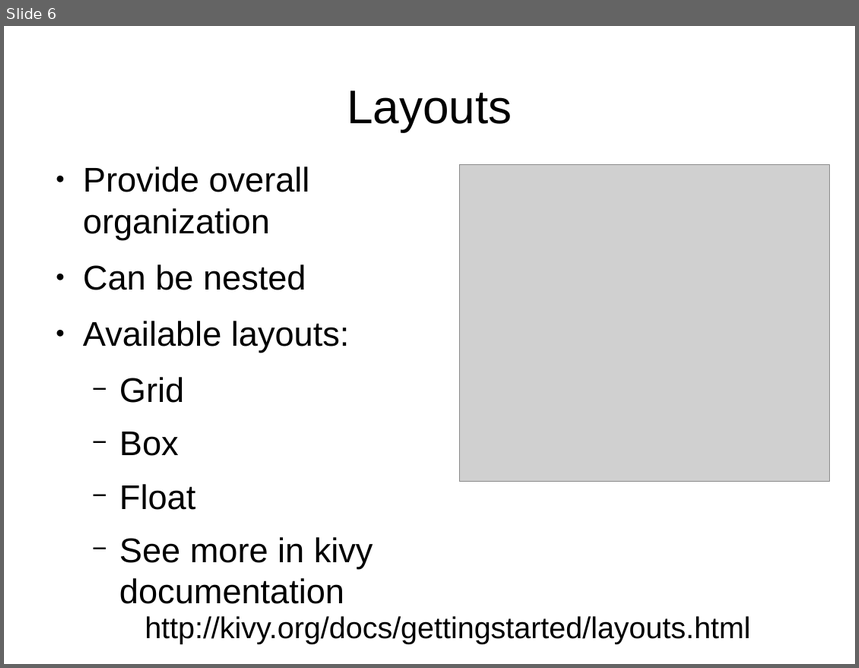
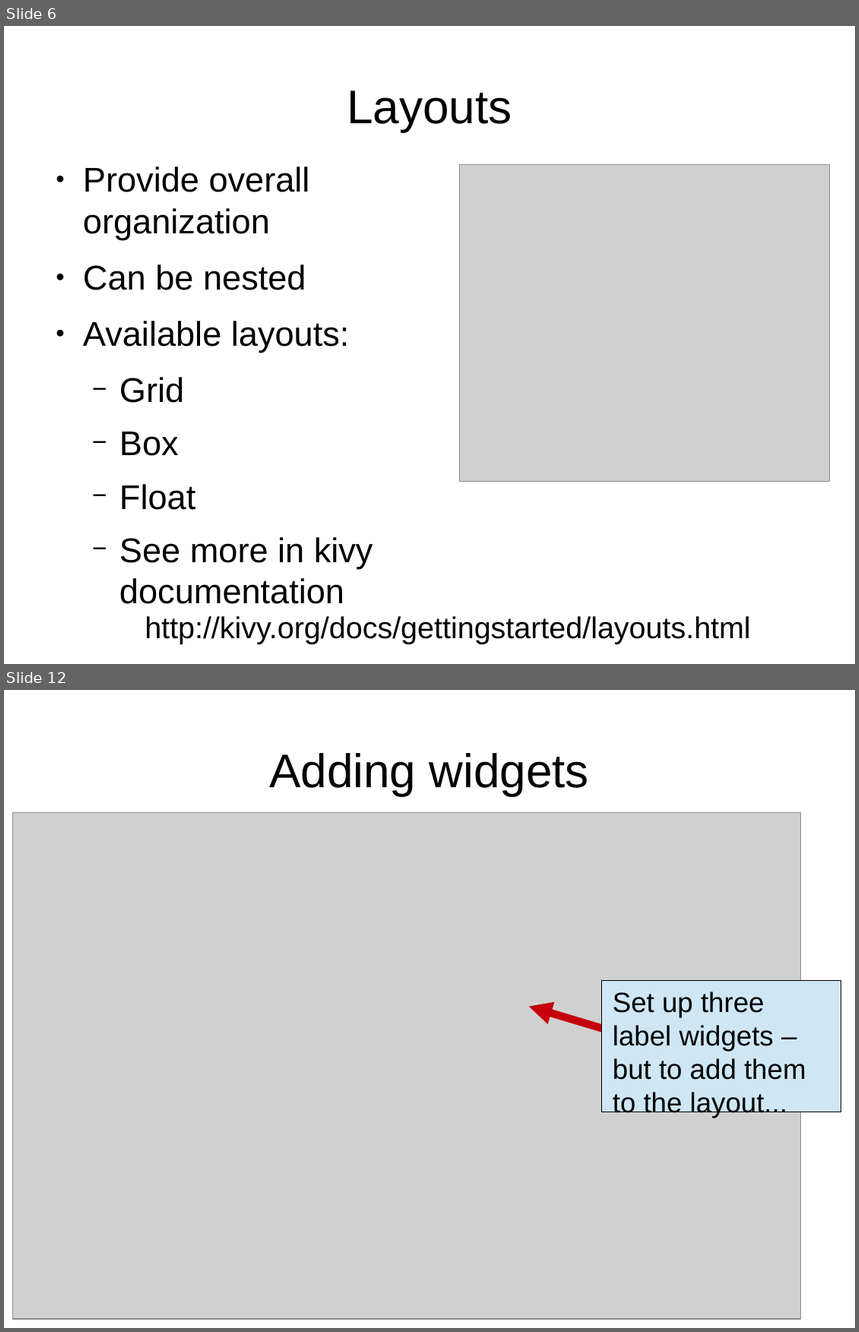
Before and after one commit to adasilva/intro_kivy, a slide deck: intro_kivy.odp. Shown one above the other, each under a label of ours: slide 6 before the commit, slides 6 and 12 after it; the slides between them are not shown. The pictures are 859x668 and 859x1332 pixels, drawn with LibreOffice and Linux fonts; fonts in the diff are those of the drawing; grey boxes stand for pictures. Boxes give left, top, right and bottom in pixels: in the first picture for what was removed or moved away, otherwise in the second. Text is boxed around its words. In the diff, an @@ line names an element or a change of style, - is before the commit and + after.

```diff
--- a/intro_kivy.odp
+++ b/intro_kivy.odp
@@ slide 12 added at [4, 690, 855, 1328], background #FFFFFF @@
@@ title added at [269, 753, 589, 796], 44 pt, text #000000 @@
+Adding widgets
@@ picture added at [13, 813, 801, 1319] @@
@@ rectangle added at [602, 980, 842, 1112], fill #CFE7F5, outline #000000 0 pt @@
@@ arrow added from (607, 1030) to (529, 1007), #C5000B 7.2 pt @@
@@ text added at [613, 992, 806, 1118], 26 pt, text #000000 @@
+Set up three label widgets – but to add them to the layout...
```
Also in this commit, not shown: 4 slides changed, 7 other slides added, 1 other file.
